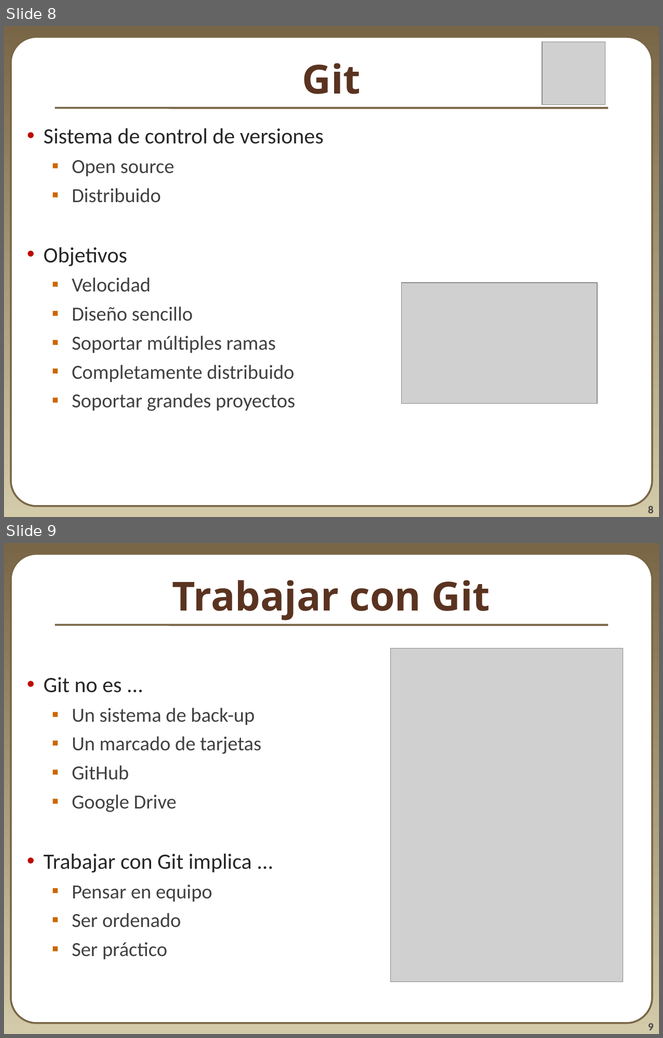
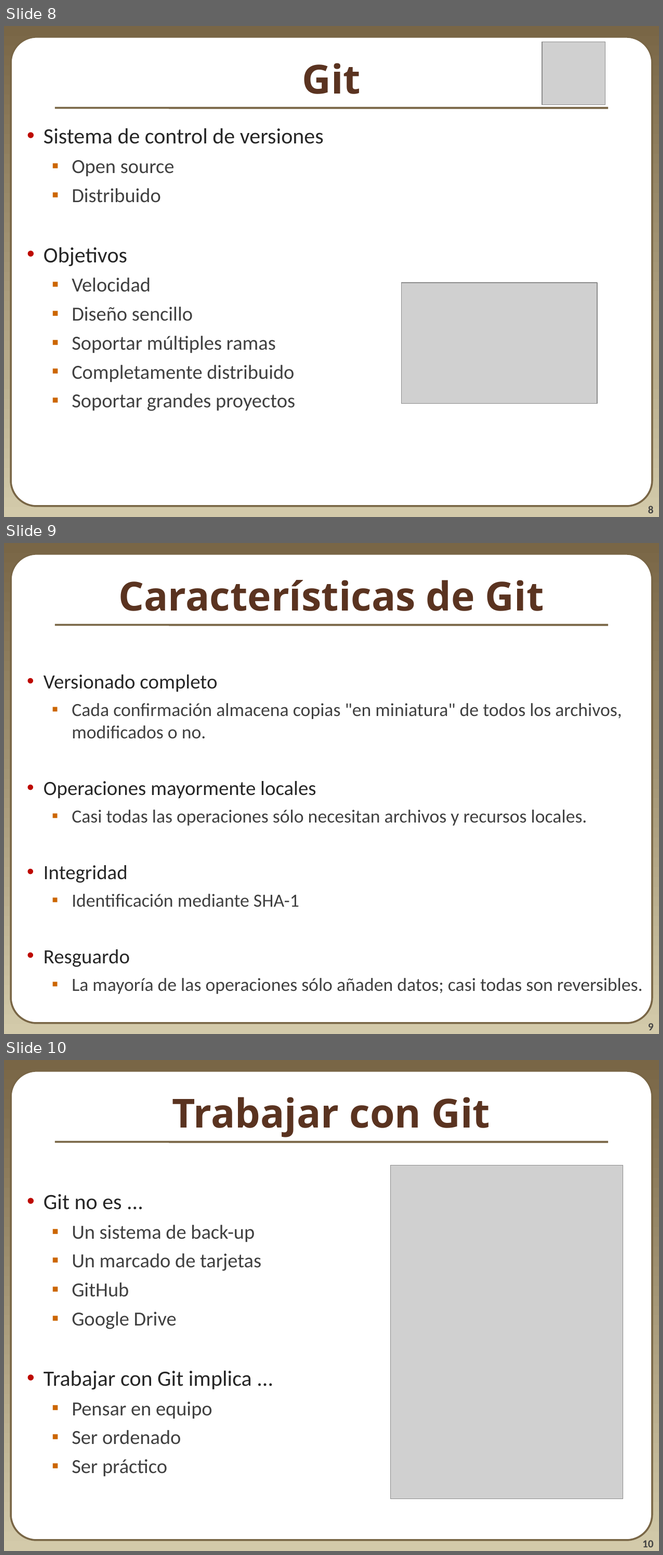
Before and after one commit to GonzaloBarroGil/git-course, a slide deck: slides/module1.odp. Shown one above the other, each under a label of ours: slides 8 and 9 before the commit, slides 8, 9 and 10 after it. The pictures are 663x1038 and 663x1555 pixels, drawn with LibreOffice and Linux fonts; fonts in the diff are those of the drawing; grey boxes stand for pictures. Boxes give left, top, right and bottom in pixels: in the first picture for what was removed or moved away, otherwise in the second. Text is boxed around its words. In the diff, an @@ line names an element or a change of style, - is before the commit and + after.

Commit message:
fix(slides): added new slide for basics

```diff
--- a/slides/module1.odp
+++ b/slides/module1.odp
@@ slide 9 added at (4, 543, 659, 1034), background gradient #796646 to #D3CAAA; not listed: 3 template elements that a slide beside it also shows @@
@@ title added at (118, 580, 544, 611), 44 pt, text #5A3320, bold @@
+Características de Git
@@ text added at (44, 675, 643, 994), 20.4 pt, text #404040 @@
+• Versionado completo
+  ▪ Cada confirmación almacena copias "en miniatura" de todos los archivos, modificados o no.
+• Operaciones mayormente locales
+  ▪ Casi todas las operaciones sólo necesitan archivos y recursos locales.
+• Integridad
+  ▪ Identificación mediante SHA-1
+• Resguardo
+  ▪ La mayoría de las operaciones sólo añaden datos; casi todas son reversibles.
@@ what was slide 9 is now slide 10 @@
@@ page number at (643, 1540, 653, 1548): text changed @@
-9
+10
```
